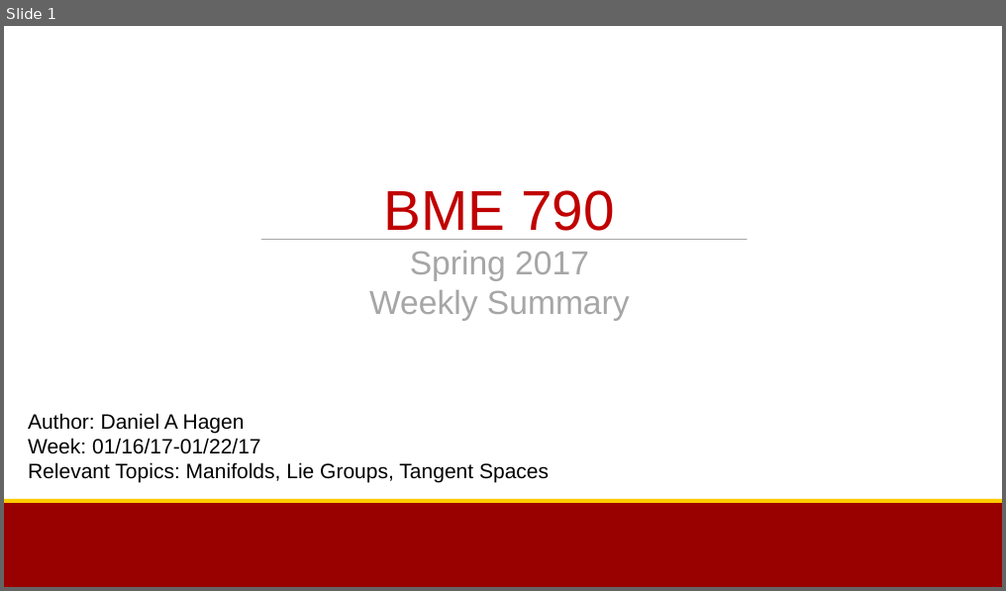
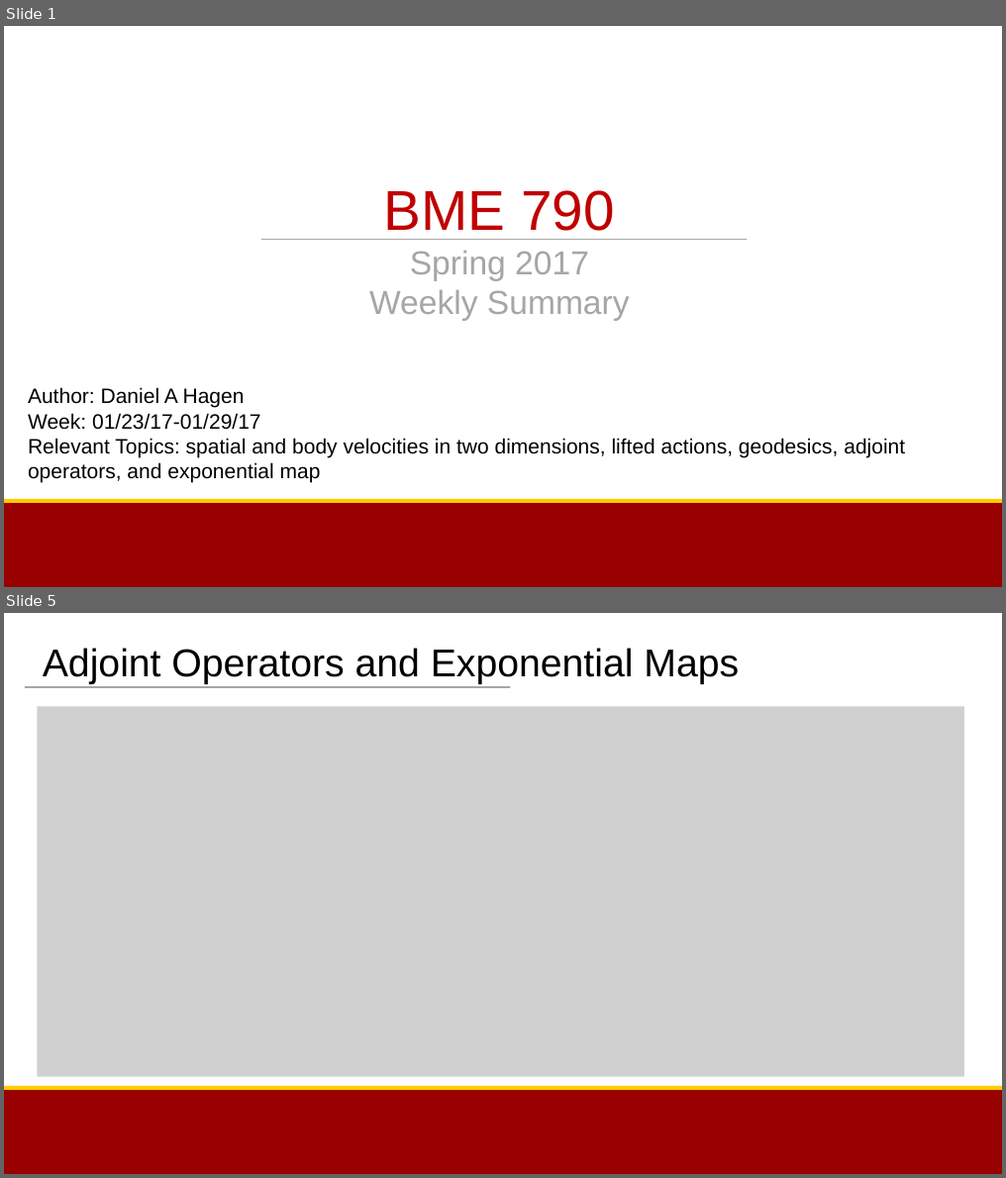
Before and after one commit to bc/Documents, a slide deck: BME790_Sp2017/Week2Summary.pptx. Shown one above the other, each under a label of ours: slide 1 before the commit, slides 1 and 5 after it; the slides between them are not shown. The pictures are 1006x591 and 1006x1178 pixels, drawn with LibreOffice and Linux fonts; fonts in the diff are those of the drawing; grey boxes stand for pictures; background and template pictures are left out. Boxes give left, top, right and bottom in pixels: in the first picture for what was removed or moved away, otherwise in the second. Text is boxed around its words. In the diff, an @@ line names an element or a change of style, - is before the commit and + after.

Commit message:
Week 2 Summary for BME790 Spring 2017

```diff
--- a/BME790_Sp2017/Week2Summary.pptx
+++ b/BME790_Sp2017/Week2Summary.pptx
@@ slide 5 added at [4, 613, 1002, 1174], background #FFFFFF; not listed: 2 template elements that a slide beside it also shows @@
@@ subtitle added at [43, 648, 739, 684], 37.3 pt, text #000000 @@
+Adjoint Operators and Exponential Maps
@@ line added from (25, 688) to (510, 688), #A6A6A6 1.5 pt @@
@@ picture added at [37, 707, 964, 1077] @@
@@ slide 1 changed as well @@
@@ subtitle at [28, 413, 905, 483]: text changed @@
-Week: 01/16/17-01/22/17
-Relevant Topics: Manifolds, Lie Groups, Tangent Spaces
+Week: 01/23/17-01/29/17
+Relevant Topics: spatial and body velocities in two dimensions, lifted actions, geodesics, adjoint operators, and exponential map
```
Also in this commit, not shown: 1 other slide changed, 3 other slides added, 5 slides removed, 2 other files.
